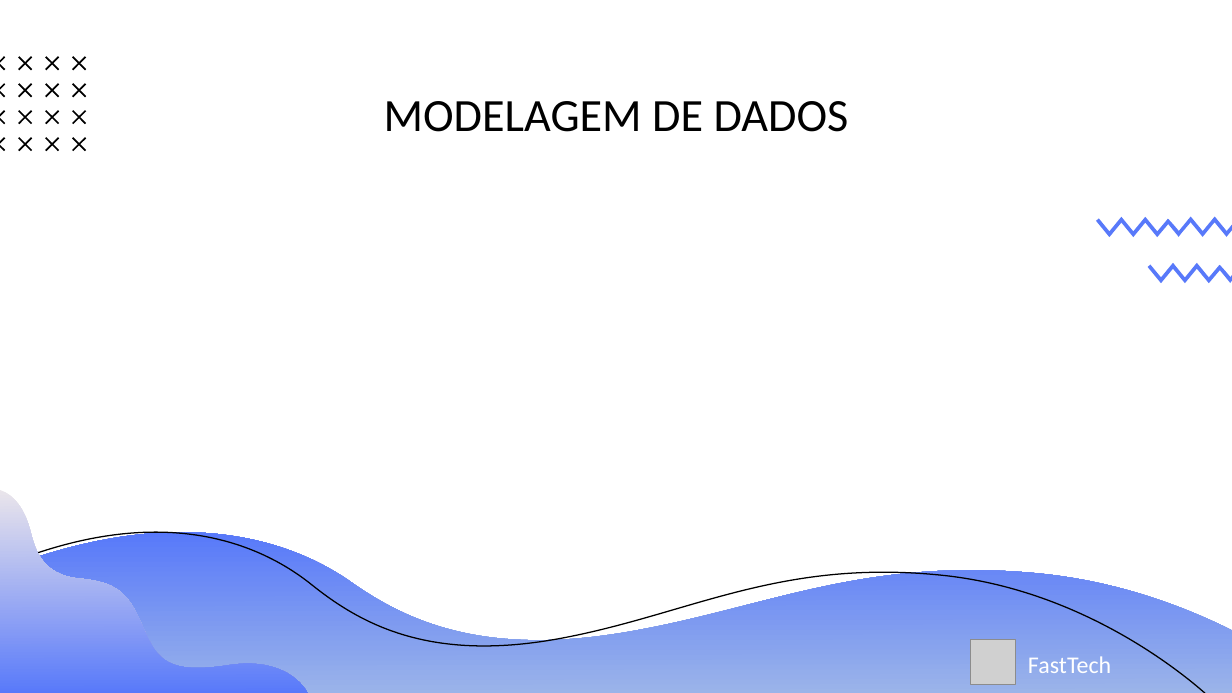
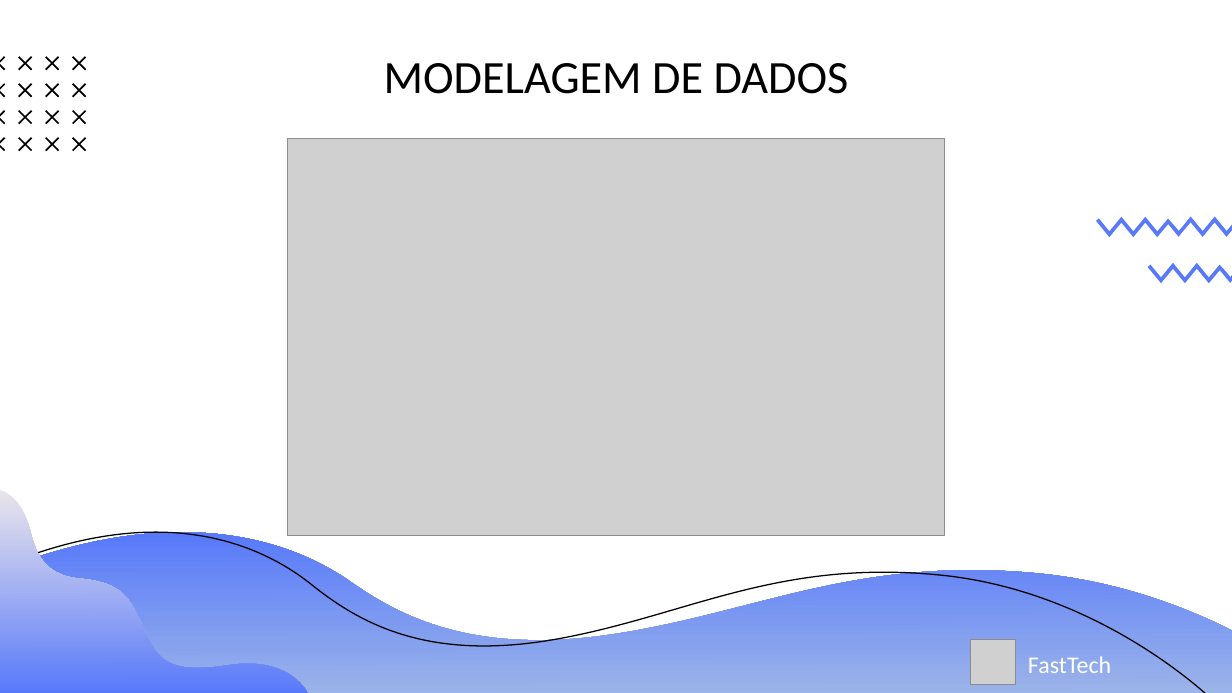
Before and after one commit to Grupo-1-adsa/Grupo-1-adsa, a slide deck: slide 6 of Documentação/PPT/Sprint 3 - Apresentação.pptx. Drawn at 1232x693 pixels with LibreOffice and Linux fonts; fonts in the diff are those of the drawing; grey boxes stand for pictures. Boxes give left, top, right and bottom in pixels: in the first picture for what was removed or moved away, otherwise in the second. Text is boxed around its words. In the diff, an @@ line names an element or a change of style, - is before the commit and + after.

Commit message:
modelagem

```diff
--- a/Documentação/PPT/Sprint 3 - Apresentação.pptx
+++ b/Documentação/PPT/Sprint 3 - Apresentação.pptx
@@ title "MODELAGEM DE DADOS": place and size @@
-title "MODELAGEM DE DADOS" at box(384, 101, 849, 132)
+title "MODELAGEM DE DADOS" at box(384, 63, 849, 94)
@@ picture added at box(287, 139, 945, 536) @@
```
Also in this commit, not shown: 4 other slides changed, 3 slides added, 1 slide removed, 2 other files.
